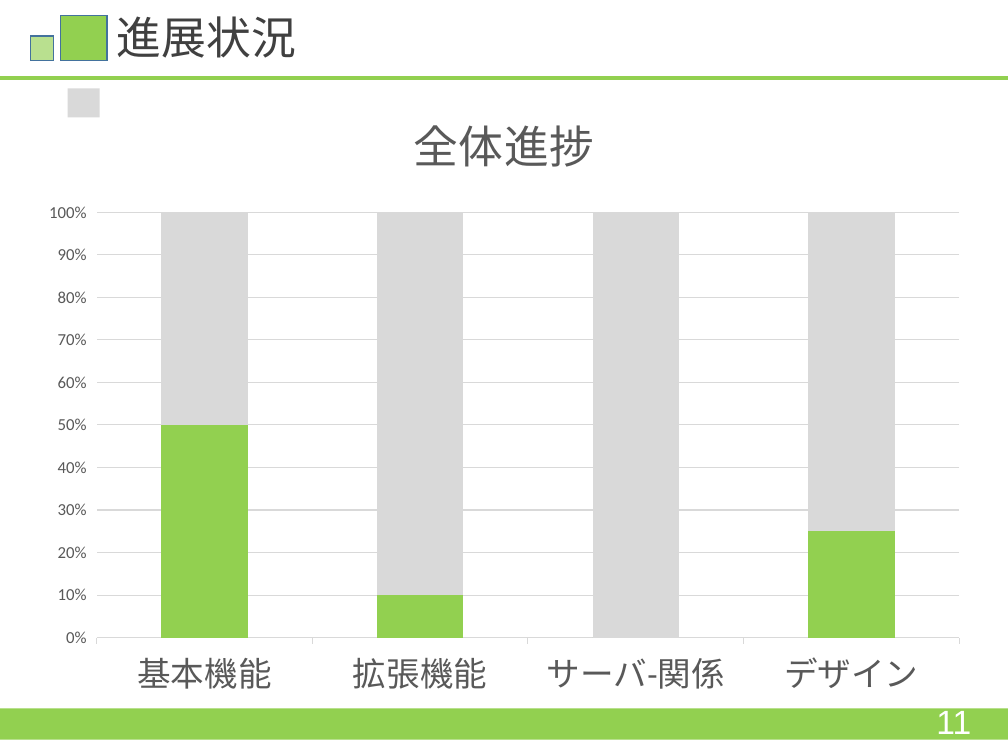
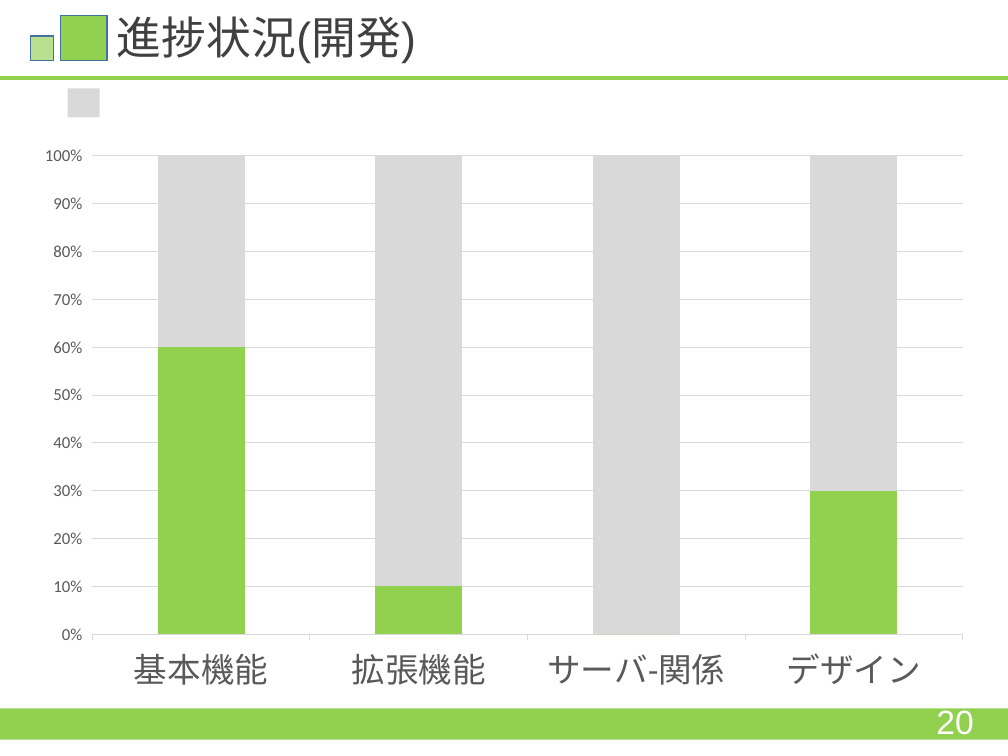
Before and after one commit to HamuroAC/Hamfile, a slide deck: slide 20 of 資料/発表資料.pptx (slide 15 before the commit). Drawn at 1008x756 pixels with LibreOffice and Linux fonts; fonts in the diff are those of the drawing. Boxes give left, top, right and bottom in pixels: in the first picture for what was removed or moved away, otherwise in the second. Text is boxed around its words. In the diff, an @@ line names an element or a change of style, - is before the commit and + after.

```diff
--- a/資料/発表資料.pptx
+++ b/資料/発表資料.pptx
@@ title at box(117, 16, 416, 64): text changed @@
-進展状況
+進捗状況(開発)
@@ column stacked 100% chart at box(30, 80, 978, 709) @@
@@ title "全体進捗 " removed @@
@@ Series 1, 基本機能: 50 to 60 @@
@@ Series 1, デザイン: 25 to 30 @@
@@ Series 2, 基本機能: 50 to 40 @@
@@ Series 2, デザイン: 75 to 70 @@
@@ plot area changed @@
@@ text at box(936, 707, 973, 741): text changed @@
-11
+20
```
Also in this commit, not shown: 15 other slides changed, 7 slides added, 2 slides removed.
